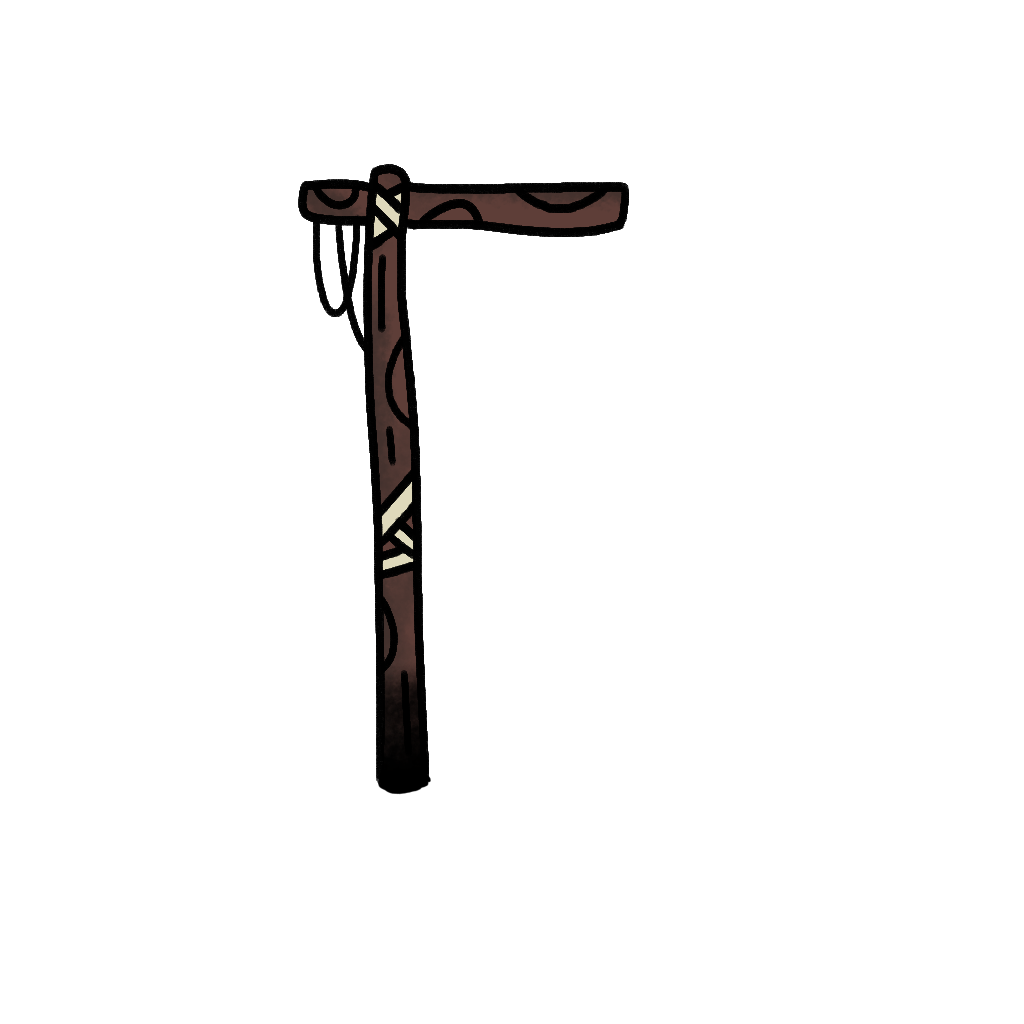
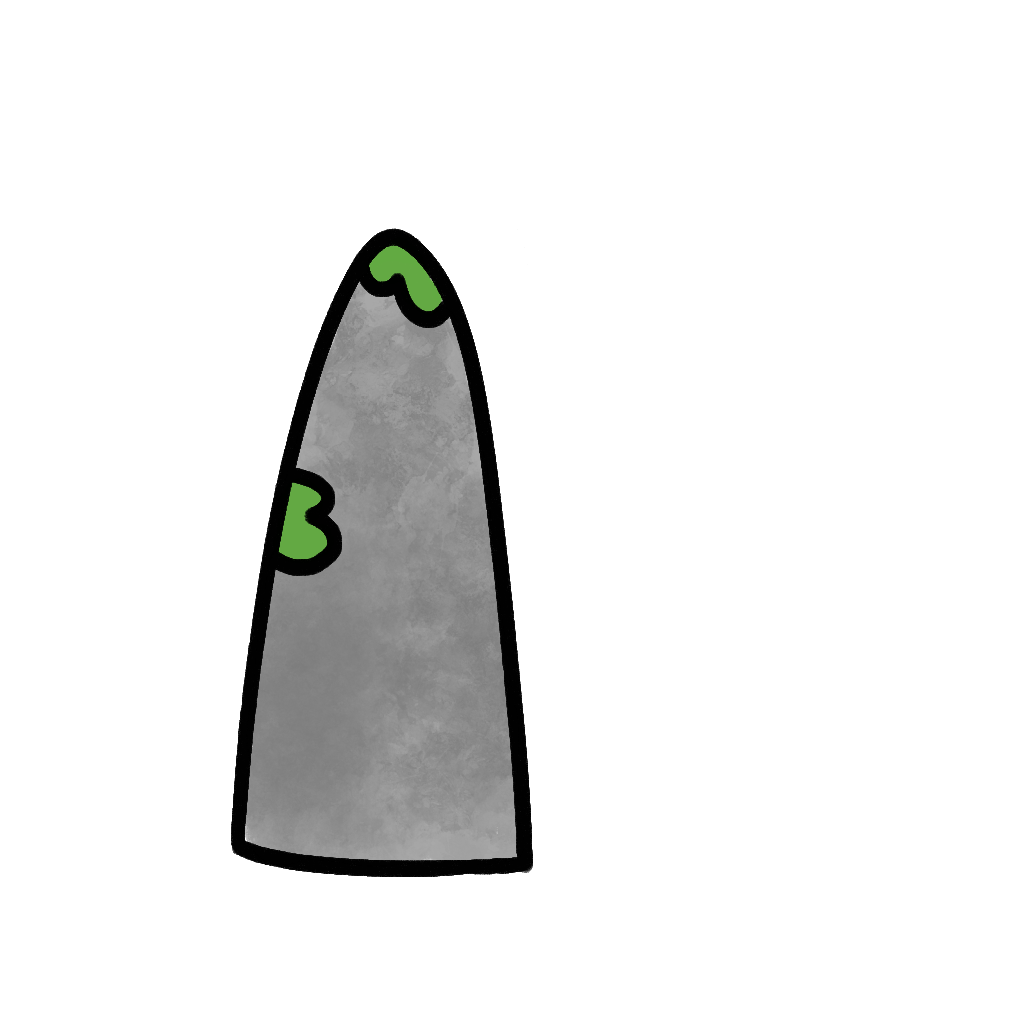
Layered file, before and after one edit (1024px x 1024px). Changes by layer:
added group "Group 27" with 2 layers above "Group 24" over [231, 192, 576, 877]
added layer "Paint Layer 25" in group "Group 27" over [231, 192, 576, 877]
added layer "Paint Layer 26" in group "Group 27" over [231, 192, 576, 877]
hid group "Agrupar 15" (2 layers) over [256, 164, 629, 832]
painted on "Paint Layer 5" over [256, 164, 629, 832]
painted on "Capa de pintura 14" over [256, 164, 629, 832]
